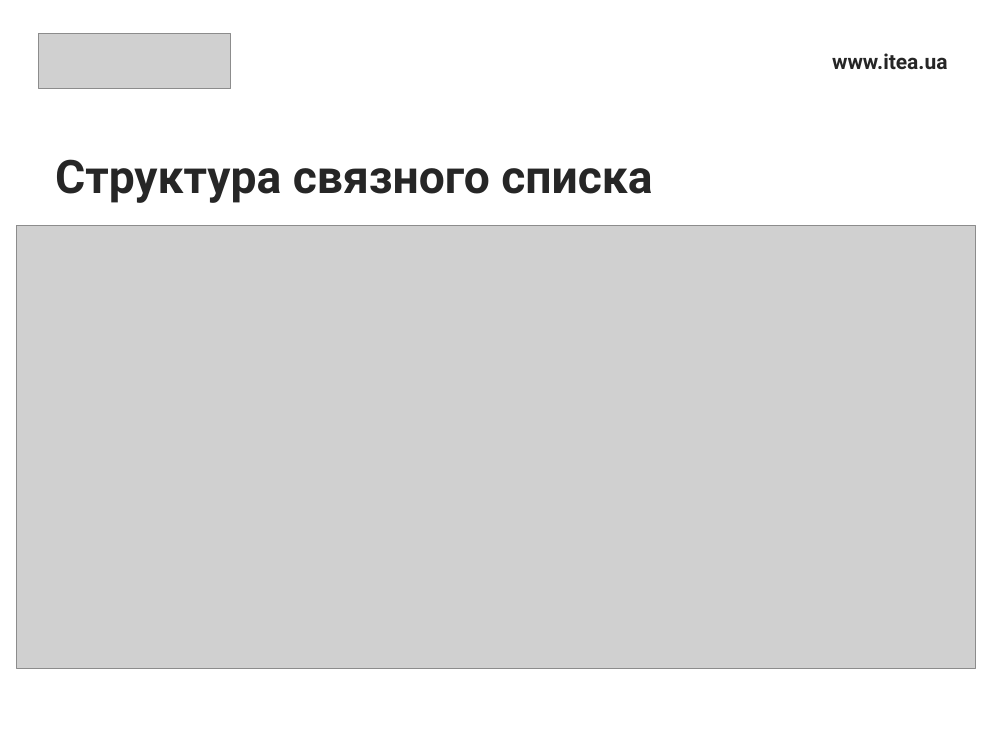
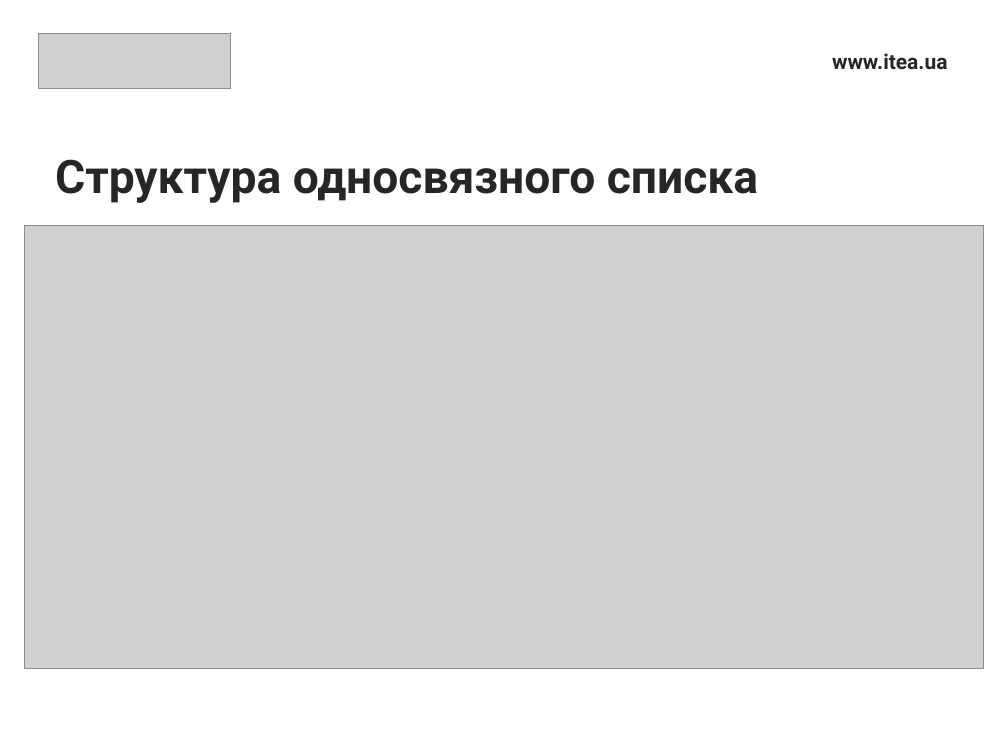
Before and after one commit to Ryabik/CSharpProfessional, a slide deck: slide 13 of 1.Collections/CollectionsPresentation.pptx (slide 8 before the commit). Drawn at 1008x756 pixels with LibreOffice and Linux fonts; fonts in the diff are those of the drawing; grey boxes stand for pictures. Boxes give left, top, right and bottom in pixels: in the first picture for what was removed or moved away, otherwise in the second. Text is boxed around its words. In the diff, an @@ line names an element or a change of style, - is before the commit and + after.

```diff
--- a/1.Collections/CollectionsPresentation.pptx
+++ b/1.Collections/CollectionsPresentation.pptx
@@ title at box(55, 159, 758, 203): text changed @@
-Структура связного списка
+Структура односвязного списка
@@ picture: place and size @@
-picture at box(17, 226, 976, 668)
+picture at box(24, 226, 983, 668)
```
Also in this commit, not shown: 5 other slides changed, 9 slides added, 1 slide removed.
